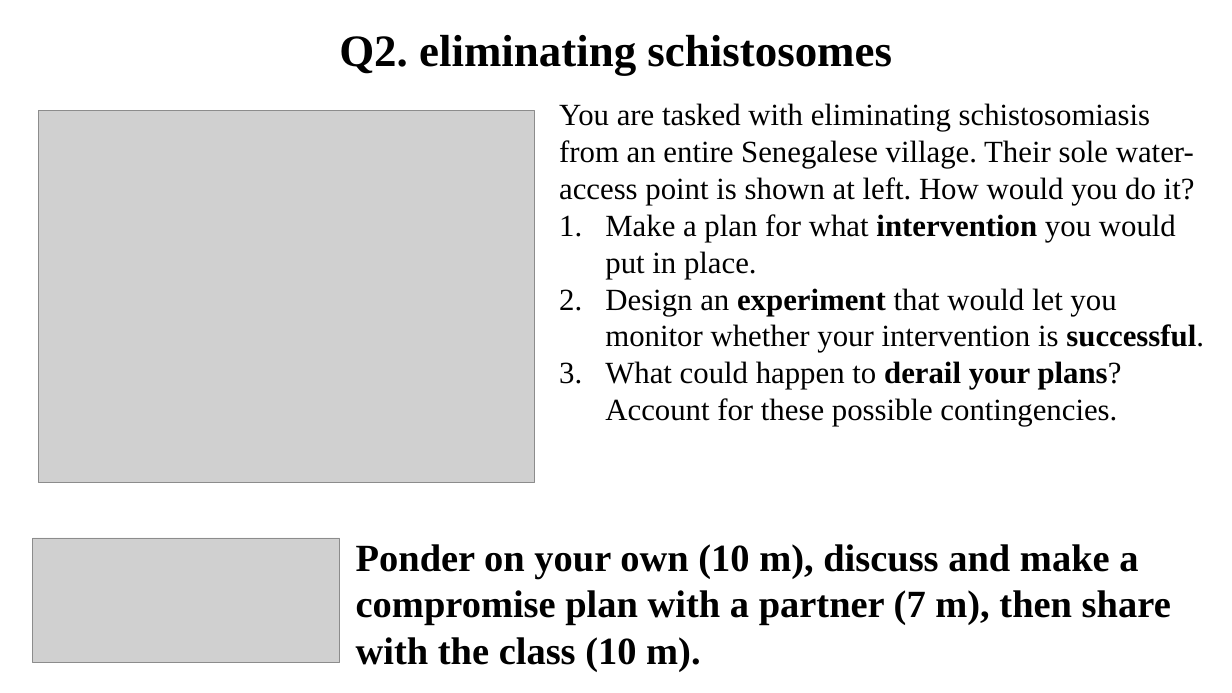
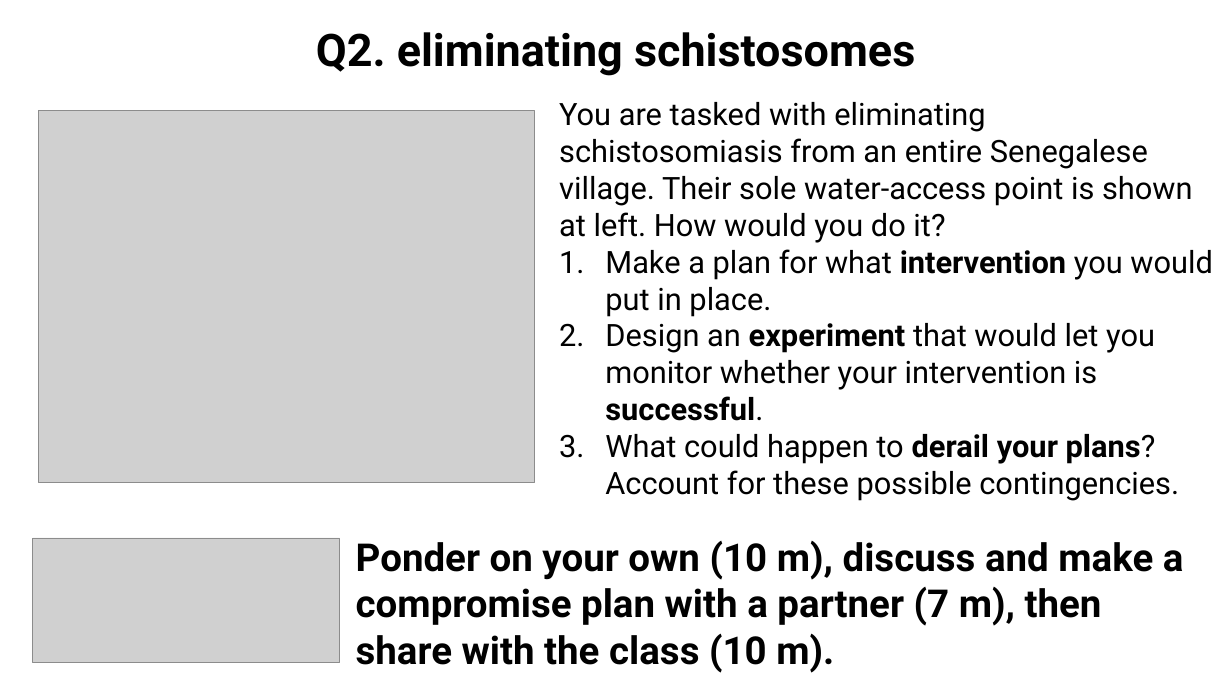
Before and after one commit to wood-lab/fish_406, a slide deck: slide 8 of lectures/in-class_activities/class_5.pptx (slide 5 before the commit). Drawn at 1232x693 pixels with LibreOffice and Linux fonts; fonts in the diff are those of the drawing; grey boxes stand for pictures. Boxes give left, top, right and bottom in pixels: in the first picture for what was removed or moved away, otherwise in the second. Text is boxed around its words. In the diff, an @@ line names an element or a change of style, - is before the commit and + after.

Commit message:
updating class_5 ppt

```diff
--- a/lectures/in-class_activities/class_5.pptx
+++ b/lectures/in-class_activities/class_5.pptx
@@ font Times New Roman to Roboto in 3 elements at (316, 32, 915, 76), (356, 541, 1184, 673), (559, 102, 1212, 501) @@
```
Also in this commit, not shown: 3 other slides changed, 3 slides added, 1 other file.
